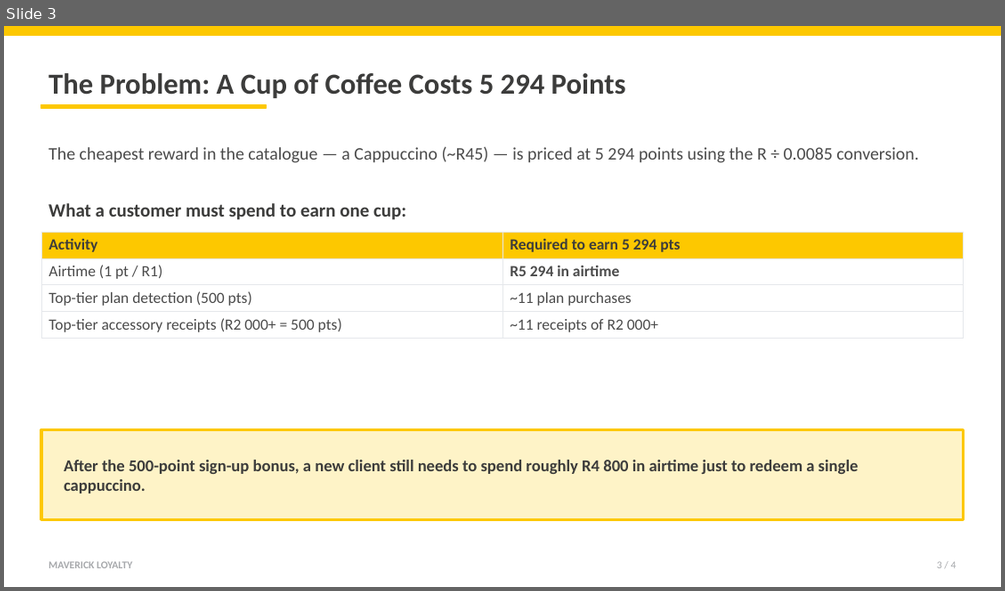
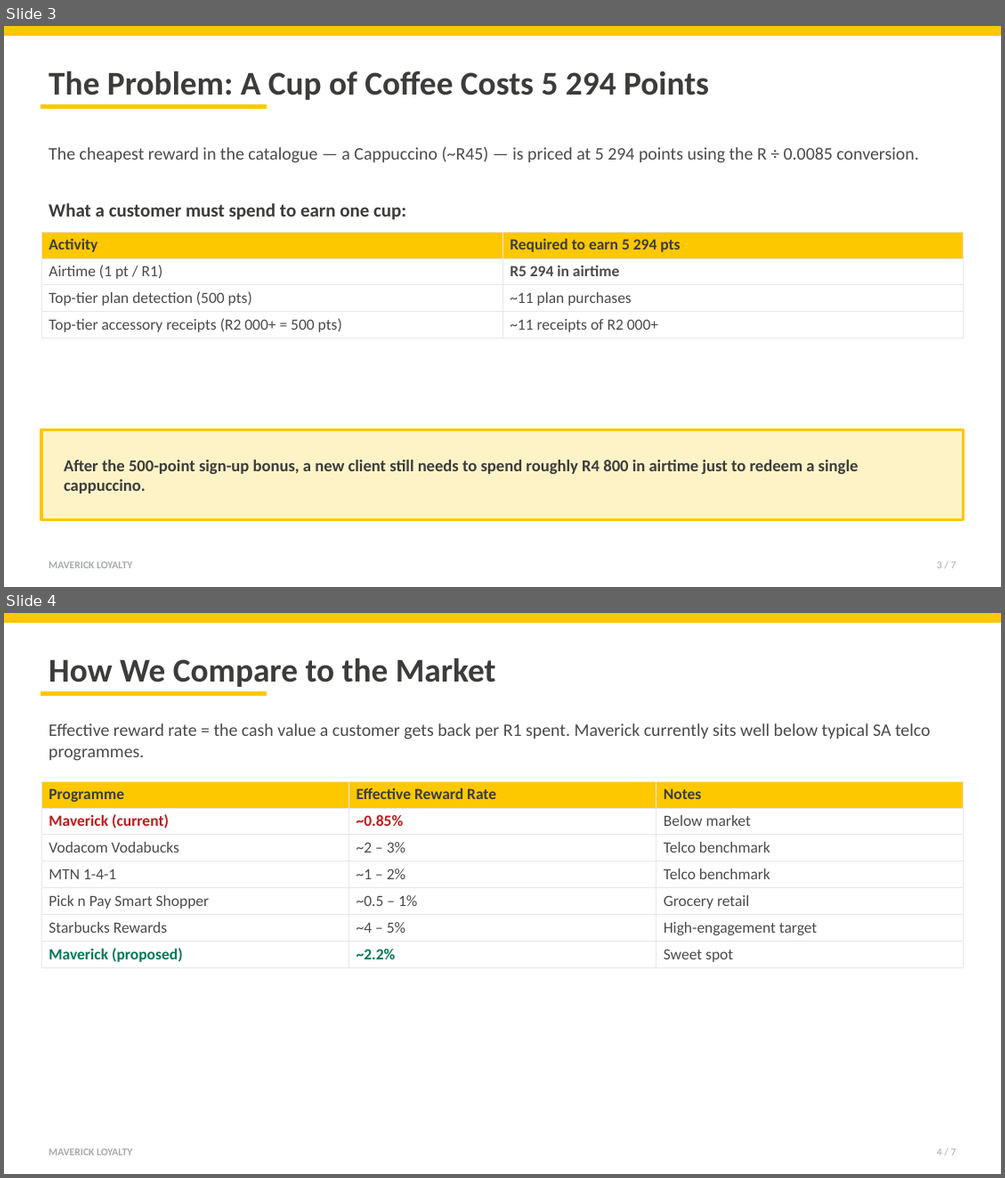
Before and after one commit to lv8777-maker/StockSense, a slide deck: presentations/point-allocation-discussion.pptx. Shown one above the other, each under a label of ours: slide 3 before the commit, slides 3 and 4 after it. The pictures are 1005x591 and 1005x1178 pixels, drawn with LibreOffice and Linux fonts; fonts in the diff are those of the drawing. Boxes give left, top, right and bottom in pixels: in the first picture for what was removed or moved away, otherwise in the second. Text is boxed around its words. In the diff, an @@ line names an element or a change of style, - is before the commit and + after.

```diff
--- a/presentations/point-allocation-discussion.pptx
+++ b/presentations/point-allocation-discussion.pptx
@@ slide 4 added at (4,613,1001,1174), background #FFFFFF @@
@@ rectangle added at (4,613,1001,622), fill #FDC800, outline #FDC800 1 pt @@
@@ text added at (48,658,496,687), 32 pt, text #3C3C3B, bold @@
+How We Compare to the Market
@@ rectangle added at (41,691,266,695), fill #FDC800, outline #FDC800 1 pt @@
@@ text added at (48,723,930,761), 17 pt, text #4A4A4A @@
+Effective reward rate = the cash value a customer gets back per R1 spent. Maverick currently sits well below typical SA telco programmes.
@@ table added at (41,781,963,965), 7 rows, 3 columns @@
+Programme | Effective Reward Rate | Notes
+Maverick (current) | ~0.85% | Below market
+Vodacom Vodabucks | ~2 – 3% | Telco benchmark
+MTN 1-4-1 | ~1 – 2% | Telco benchmark
+Pick n Pay Smart Shopper | ~0.5 – 1% | Grocery retail
+Starbucks Rewards | ~4 – 5% | High-engagement target
+Maverick (proposed) | ~2.2% | Sweet spot
@@ text added at (48,1148,132,1155), 10 pt, text #A7A9AC, bold @@
+MAVERICK LOYALTY
@@ text added at (937,1148,956,1155), 10 pt, text #A7A9AC @@
+4 / 7
@@ slide 3 changed as well @@
@@ text "The Problem: A Cup of ..." at (48,71,709,100): size 28 to 32 pt @@
@@ text at (937,561,956,568): text changed @@
-3 / 4
+3 / 7
```
Also in this commit, not shown: 2 other slides changed, 3 other slides added, 1 slide removed, 1 other file.
